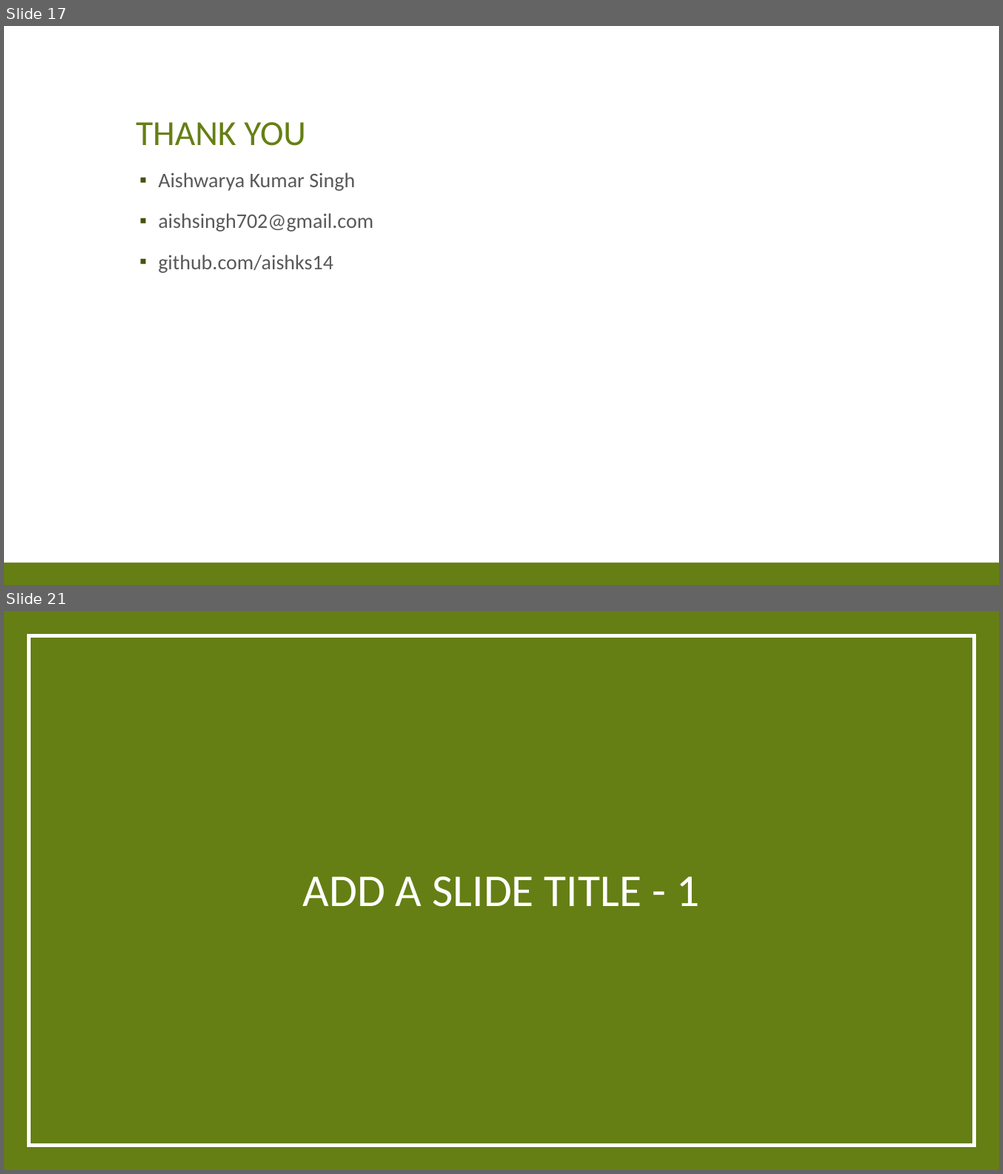
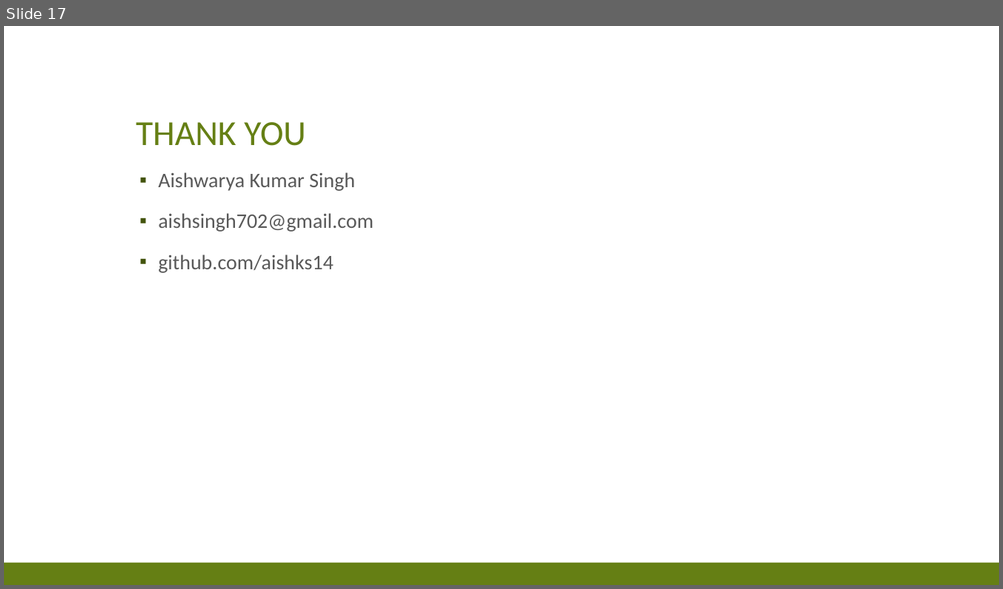
Before and after one commit to aishks14/pharma-trend-forecasting, a slide deck: assets/presentations/Rossmann Store Sales Forecasting Pipeline.pptx. Shown one above the other, each under a label of ours: slides 17 and 21 before the commit, slide 17 after it; the slides between them are not shown. The pictures are 1003x1174 and 1003x589 pixels, drawn with LibreOffice and Linux fonts; fonts in the diff are those of the drawing. Boxes give left, top, right and bottom in pixels: in the first picture for what was removed or moved away, otherwise in the second. Text is boxed around its words. In the diff, an @@ line names an element or a change of style, - is before the commit and + after.

```diff
--- a/assets/presentations/Rossmann Store Sales Forecasting Pipeline.pptx
+++ b/assets/presentations/Rossmann Store Sales Forecasting Pipeline.pptx
@@ slide 21 removed at box(4, 611, 999, 1170), background #657F14 @@
@@ rectangle removed at box(28, 635, 974, 1145) @@
@@ title removed at box(303, 877, 699, 907) @@
-ADD A SLIDE TITLE - 1
```
Also in this commit, not shown: 9 other slides removed.
